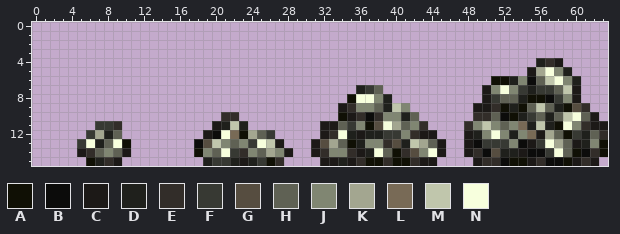
File history of a pixel-art sprite, content/Entities/Resources/Ores/resource.iron.ore.png. This is how it looked before the edit.
The file is 64x16 pixels. Colours within 5 levels of each other are drawn and written as one.
Palette (. is transparent): A #101005  B #0c0c0b  C #1c1917  D #1f201c  E #322d29  F #373933  G #564d40  H #5f6154  J #808672  K #a3a690  L #786a56  M #c0c6ac  N #f7ffdd
After the commit:
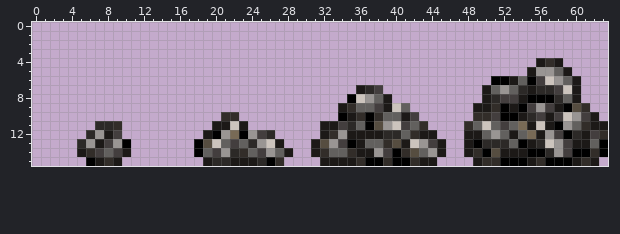
Changes in this commit:
colour A: #101005 -> #000000
colour F: #373933 -> #2c2927
colour H: #5f6154 -> #433e3e
colour J: #808672 -> #62605e
colour M: #c0c6ac -> #ccc4bd
colour N: #f7ffdd -> #999593
Changed rows in their new state; - is a pixel that keeps its letter.
first column x 7:
 4 -------------------------------------------------C-----
 5 -------------------------------------------------N--C--
 6 ----------------------------------------------C-A----C-
 7 -----------------------------C------------------C------
 8 -----------------------------M--C--------------C--A----
 9 --------------------------------C-------------C--N-C---
10 ------------------------------A---C----------A-C--C----
11 --------------C-C----------------M--------------C-C----
12 NC-----------A---N----------C-CC----------C---C---N---C
13 C----------A--------------N--C----C-N-----A----A--MN--C
14 -------------------N----------C------------A-CC-AA----A
15 C-----------C--C-C---------C-----------------A----AA---
Boxes around the changes in both pictures, in picture pixels (x1, y1, x2, y2):
changed: (473, 58, 608, 166)
changed: (329, 85, 437, 166)
changed: (77, 121, 131, 166)
changed: (194, 121, 284, 166)
